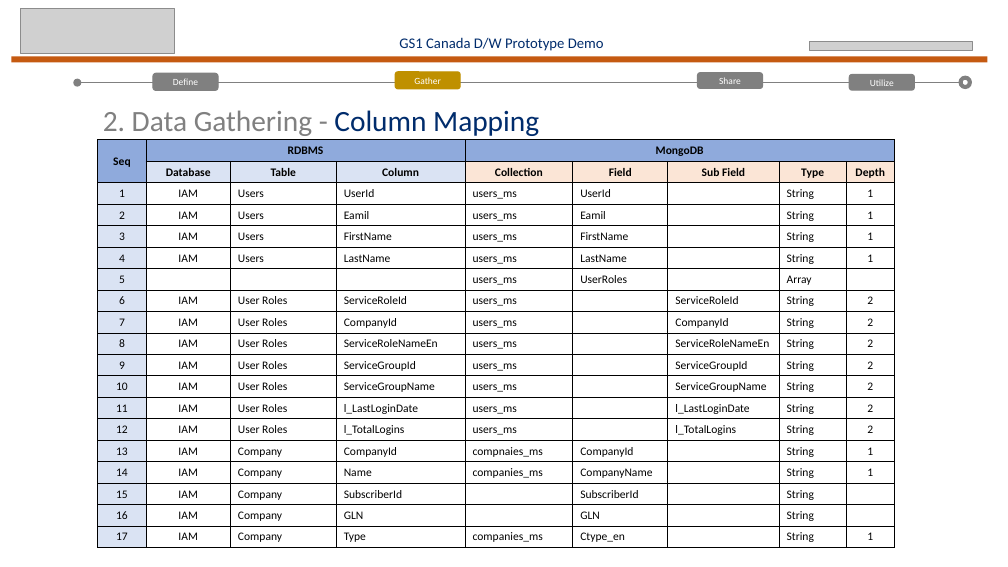
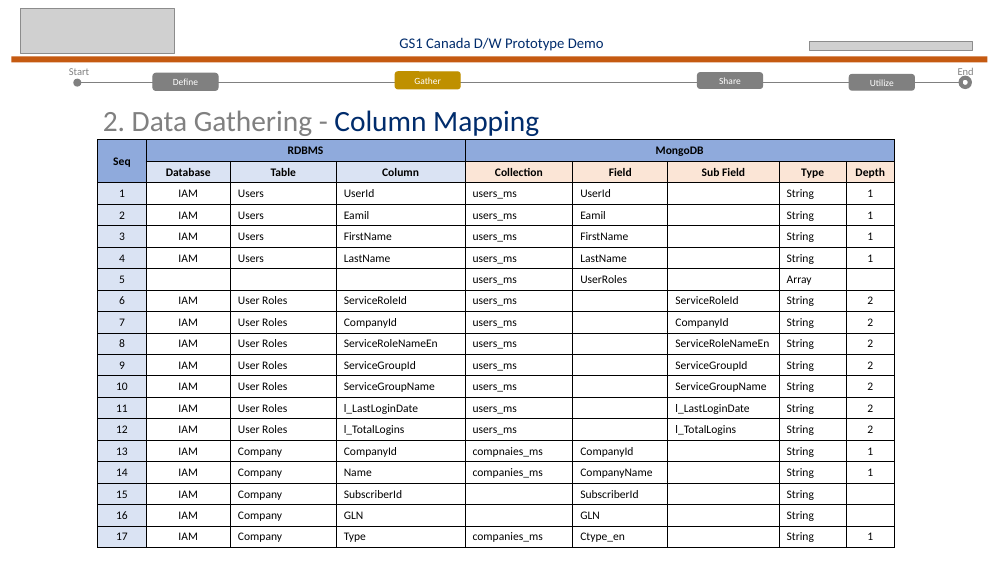
Before and after one commit to Gs1TestTeam/MongoDB_Task, a slide deck: slide 10 of doc/GS1 Canada Data Warehouse_20190227.pptx. Drawn at 1008x567 pixels with LibreOffice and Linux fonts; fonts in the diff are those of the drawing; grey boxes stand for pictures. Boxes give left, top, right and bottom in pixels: in the first picture for what was removed or moved away, otherwise in the second. Text is boxed around its words. In the diff, an @@ line names an element or a change of style, - is before the commit and + after.

```diff
--- a/doc/GS1 Canada Data Warehouse_20190227.pptx
+++ b/doc/GS1 Canada Data Warehouse_20190227.pptx
@@ text added at <box>69,68,89,75</box>, 10 pt, text #808080 @@
+Start
@@ text added at <box>958,68,974,78</box>, 10 pt, text #808080 @@
+End
```
Also in this commit, not shown: 6 other slides changed.
